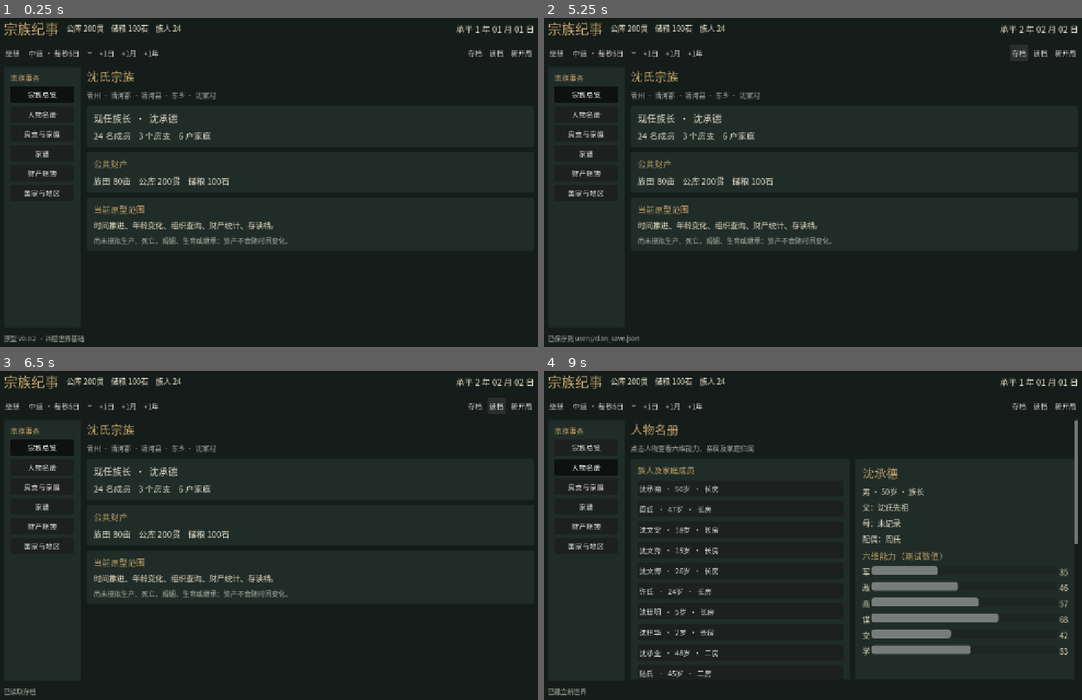
Above: before the commit, frames 1-4 (two rows, left to right).
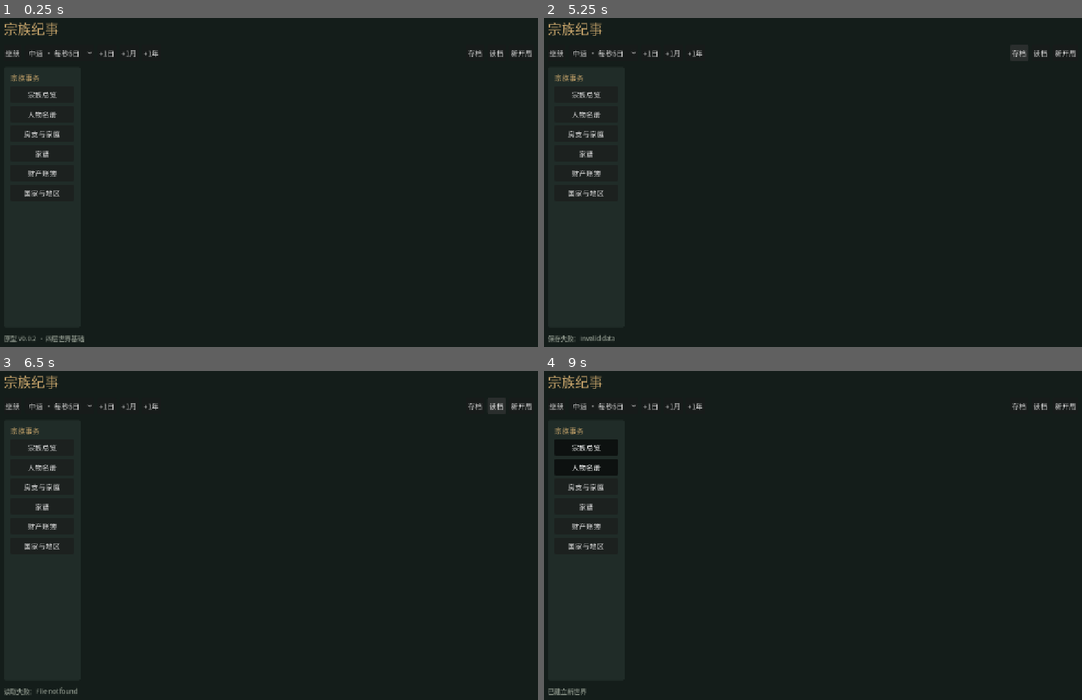
Above: after the commit, the same moments.

Repository: lqc19891229/ClanChronicle
Game: Godot game, scene res://ui/main.tscn
The game is run twice, just before and just after one commit, with the same random seed, the same clock (stepped at 60 frames per second) and the same inputs.
Inputs:
- Up to frame 1 (0.25 s): no input
- Up to frame 2 (5.25 s): click "继续" at 0.5 s; click "暂停" at 1.25 s; click "中速 · 每秒5日" at 2 s; click "+1日" at 2.75 s; click "+1月" at 3.5 s; click "+1年" at 4.25 s; click "存档" at 5 s
- Up to frame 3 (6.5 s): click "读档" at 5.75 s
- Up to frame 4 (9 s): click "新开局" at 6.5 s; click "OK" at 7.25 s; click "宗族总览" at 8 s; click "人物名册" at 8.75 s

The runs differ from the first frame. In frame 1, 3.0% of the frame differs, in the area x 12-100%, y 1-69%; in frame 2, 3.1%; in frame 3, 3.1%; in frame 4, 6.7%, in the area x 12-100%, y 1-94%.

Commit message:
feat: schema v3 economy validation and legacy migration

Diff:
--- a/core/world_schema.gd
+++ b/core/world_schema.gd
@@ -1,6 +1,7 @@
 extends RefCounted
 ## Schema v2: independent polity, administrative geography and kinship.
-const VERSION = 2
+const VERSION = 3
+const Economy = preload("res://core/economy.gd")
 const Registry = preload("res://core/entity_registry.gd")
 
 static func migrate(raw: Dictionary) -> Dictionary:
@@ -8,6 +9,8 @@
 	var version = s.get("schema_version", -1)
 	if version == VERSION:
 		return s
+	if version == 2:
+		return Economy.migrate(s) if validate_base(s) else {}
 	if version != 1 or not s.get("clan") is Dictionary:
 		return {}
 	for key in ["branches", "households", "characters", "ancestors"]:
@@ -36,14 +39,14 @@
 	for p in s["characters"]:
 		p["clan_id"] = clan_id
 		p["settlement_id"] = 1
-	s["schema_version"] = VERSION
-	return s
+	s["schema_version"] = 2
+	return Economy.migrate(s) if validate_base(s) else {}
 
 static func valid_int(value: Variant) -> bool:
 	return (value is int or value is float) and value == int(value)
 
-static func validate(s: Dictionary) -> bool:
-	if s.get("schema_version") != VERSION or not valid_int(s.get("day")) or s["day"] < 0:
+static func validate_base(s: Dictionary) -> bool:
+	if s.get("schema_version") not in [2, 3] or not valid_int(s.get("day")) or s["day"] < 0:
 		return false
 	for key in ["polities", "regions", "settlements", "clans", "branches", "households", "characters", "ancestors"]:
 		if not s.get(key) is Array:
@@ -87,7 +90,7 @@
 		if head.get("branch_id") != b["id"]:
 			return false
 	for h in s["households"]:
-		for key in ["branch_id", "settlement_id", "head_id", "cash", "grain", "land"]:
+		for key in ["branch_id", "settlement_id", "head_id"]:
 			if not valid_int(h.get(key)):
 				return false
 		if registry.find("branches", int(h["branch_id"])).is_empty() or registry.find("settlements", int(h["settlement_id"])).is_empty():
@@ -95,7 +98,7 @@
 		if registry.find("characters", int(h["head_id"])).get("household_id") != h["id"]:
 			return false
 	for c in s["clans"]:
-		for key in ["leader_id", "home_settlement_id", "cash", "grain", "land"]:
+		for key in ["leader_id", "home_settlement_id"]:
 			if not valid_int(c.get(key)):
 				return false
 		if registry.find("characters", int(c["leader_id"])).get("clan_id") != c["id"] or registry.find("settlements", int(c["home_settlement_id"])).is_empty():
@@ -127,3 +130,78 @@
 		if int(p["spouse_id"]) != -1 and registry.find("characters", int(p["spouse_id"])).get("spouse_id") != p["id"]:
 			return false
 	return true
+
+static func validate(s: Dictionary) -> bool:
+	if s.get("schema_version") != VERSION or not validate_base(s):
+		return false
+	for key in ["accounts", "assets", "enterprises", "ledger", "chronicle"]:
+		if not s.get(key) is Array:
+			return false
+	if not valid_int(s.get("last_economy_day")) or s["last_economy_day"] < 0 or s["last_economy_day"] > s["day"] or int(s["last_economy_day"]) % 30 != 0:
+		return false
+	var registry = Registry.new()
+	registry.rebuild(s)
+	var owners: Dictionary = {}
+	var account_ids: Dictionary = {}
+	for a in s["accounts"]:
+		if not a is Dictionary:
+			return false
+		for key in ["id", "owner_id", "cash", "grain"]:
+			if not valid_int(a.get(key)) or a[key] < 0:
+				return false
+		if a["id"] == 0 or a.get("owner_kind") not in Economy.OWNER_TYPES:
+			return false
+		var kind := str(a["owner_kind"])
+		var id := int(a["owner_id"])
+		var owner := Economy.owner_key(kind, id)
+		if owners.has(owner) or account_ids.has(int(a["id"])) or registry.find(kind, id).is_empty():
+			return false
+		owners[owner] = true
+		account_ids[int(a["id"])] = true
+	for kind in Economy.OWNER_TYPES:
+		for entity in s[kind]:
+			if not owners.has(Economy.owner_key(kind, int(entity["id"]))):
+				return false
+			for key in ["cash", "grain", "land"]:
+				if entity.has(key):
+					return false
+	var assets: Dictionary = {}
+	for a in s["assets"]:
+		if not a is Dictionary:
+			return false
+		for key in ["id", "owner_id", "settlement_id", "area"]:
+			if not valid_int(a.get(key)):
+				return false
+		if a["id"] <= 0 or a["area"] <= 0 or assets.has(int(a["id"])) or a.get("type") != "farmland" or not a.get("name") is String:
+			return false
+		if not owners.has(Economy.owner_key(str(a.get("owner_kind")), int(a["owner_id"]))) or registry.find("settlements", int(a["settlement_id"])).is_empty():
+			return false
+		assets[int(a["id"])] = true
+	var operated: Dictionary = {}
+	var enterprises: Dictionary = {}
+	for e in s["enterprises"]:
+		if not e is Dictionary:
+			return false
+		for key in ["id", "asset_id", "manager_id", "last_harvest"]:
+			if not valid_int(e.get(key)):
+				return false
+		if e["id"] <= 0 or e["last_harvest"] < 0 or enterprises.has(int(e["id"])) or operated.has(int(e["asset_id"])) or not assets.has(int(e["asset_id"])):
+			return false
+		if e.get("policy") != "self_farm" or not e.get("name") is String:
+			return false
+		if e["manager_id"] != -1 and not s["characters"].any(func(p): return p["id"] == e["manager_id"]):
+			return false
+		operated[int(e["asset_id"])] = true
+		enterprises[int(e["id"])] = true
+	for entry in s["ledger"]:
+		if not entry is Dictionary:
+			return false
+		for key in ["day", "account_id", "delta"]:
+			if not valid_int(entry.get(key)):
+				return false
+		if entry["day"] < 0 or entry["day"] > s["day"] or not account_ids.has(int(entry["account_id"])) or entry.get("resource") not in ["cash", "grain"] or not entry.get("reason") is String:
+			return false
+	for entry in s["chronicle"]:
+		if not entry is Dictionary or not valid_int(entry.get("day")) or not entry.get("text") is String:
+			return false
+	return true
